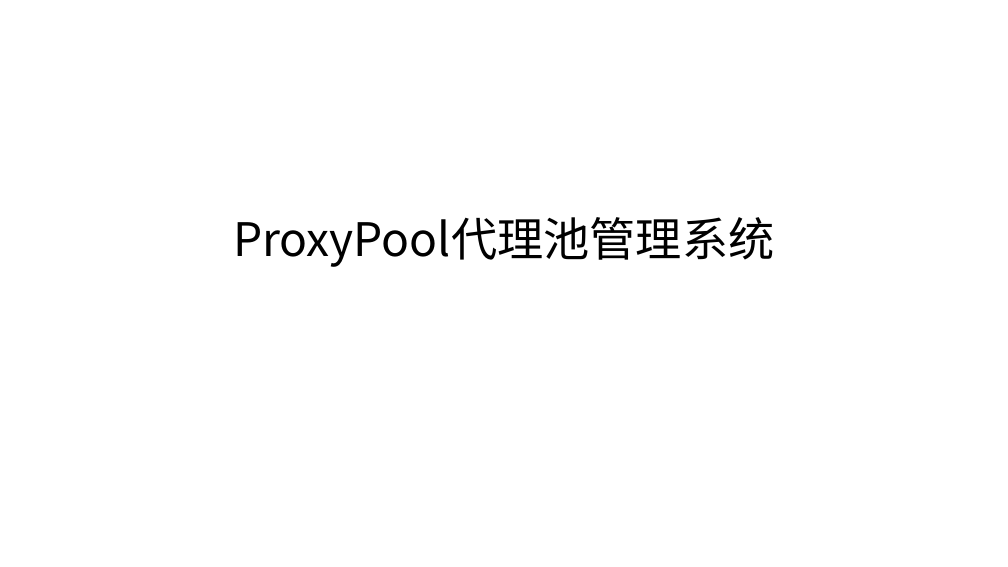
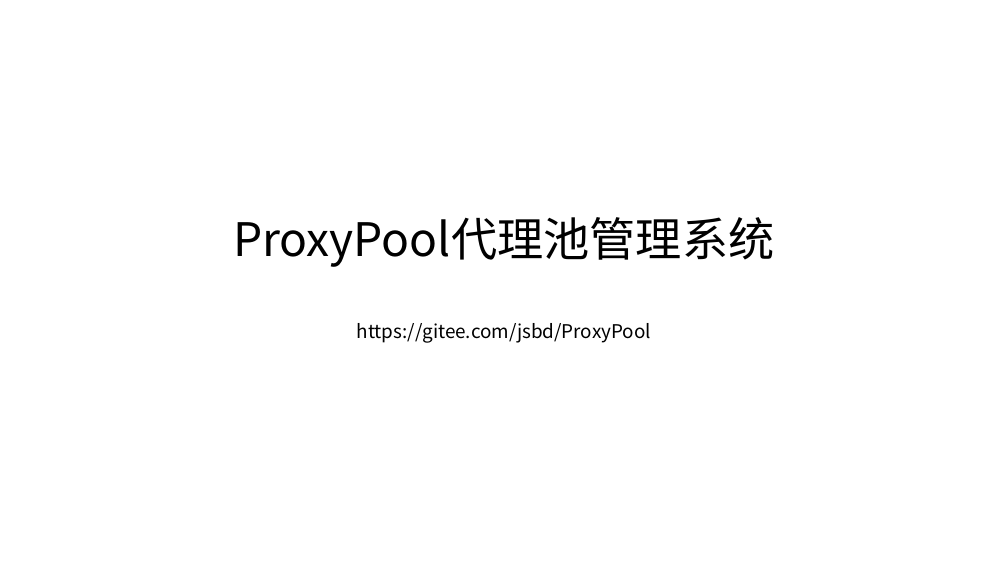
Before and after one commit to johnsonsbaby/ProxyPool, a slide deck: slide 1 of doc/ProxyPool.pptx. Drawn at 1008x567 pixels with LibreOffice and Linux fonts; fonts in the diff are those of the drawing. Boxes give left, top, right and bottom in pixels: in the first picture for what was removed or moved away, otherwise in the second. Text is boxed around its words. In the diff, an @@ line names an element or a change of style, - is before the commit and + after.

```diff
--- a/doc/ProxyPool.pptx
+++ b/doc/ProxyPool.pptx
@@ text added at box(357, 323, 651, 343), 18 pt, text #000000 @@
+https://gitee.com/jsbd/ProxyPool
```
Also in this commit, not shown: 2 other files.
